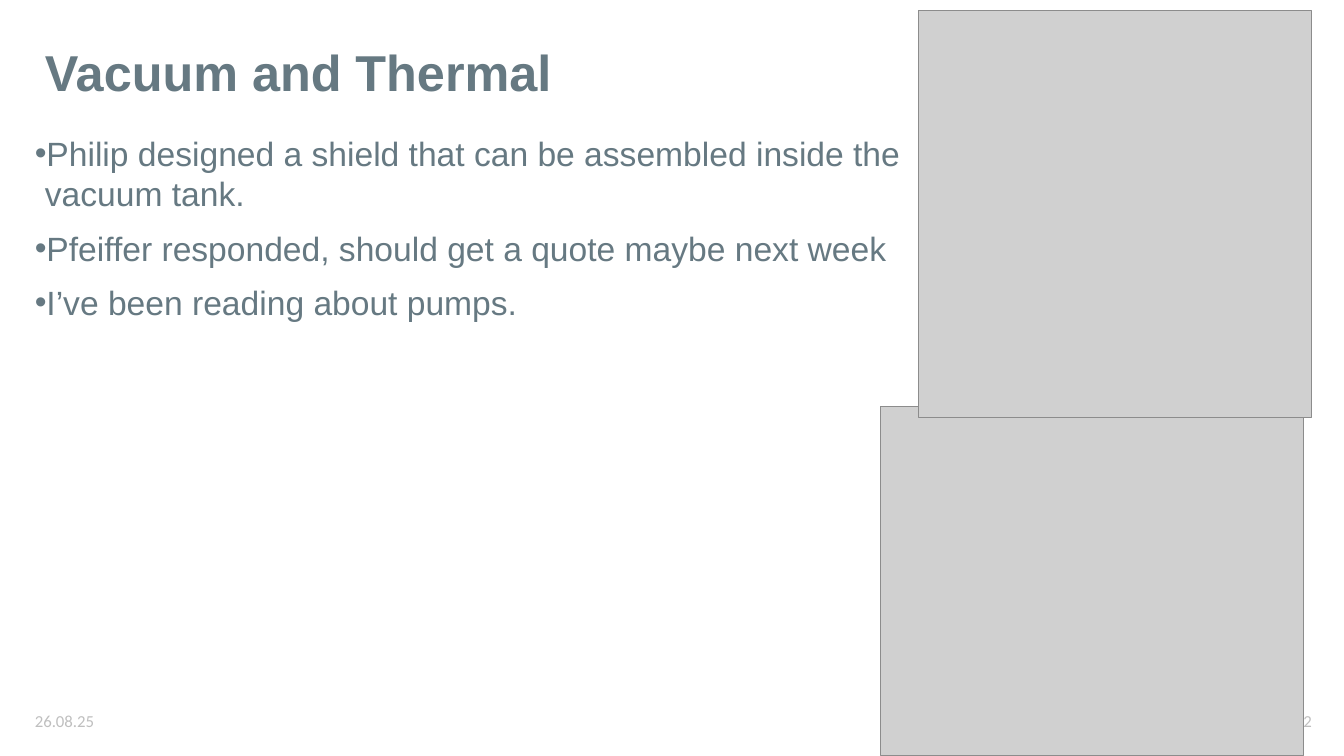
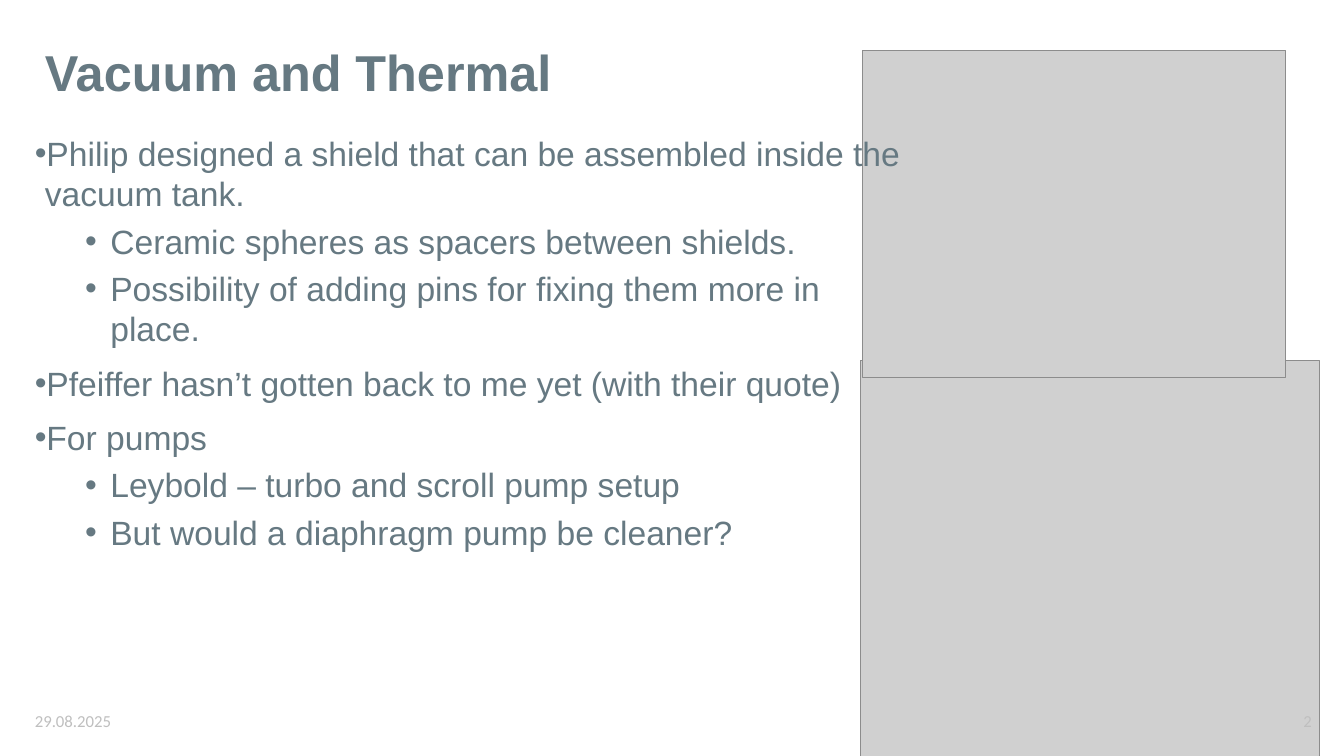
Before and after one commit to karinkruuse/Esitlused, a slide deck: slide 2 of updates.pptx. Drawn at 1344x756 pixels with LibreOffice and Linux fonts; fonts in the diff are those of the drawing; grey boxes stand for pictures. Boxes give left, top, right and bottom in pixels: in the first picture for what was removed or moved away, otherwise in the second. Text is boxed around its words. In the diff, an @@ line names an element or a change of style, - is before the commit and + after.

Commit message:
updates

```diff
--- a/updates.pptx
+++ b/updates.pptx
@@ picture removed at [919, 11, 1312, 417] @@
@@ picture: place and size @@
-picture at [881, 406, 1304, 756]
+picture at [863, 50, 1286, 378]
@@ text at [35, 229, 841, 552]: text changed @@
-• Pfeiffer responded, should get a quote maybe next week
-• I’ve been reading about pumps.
+  • Ceramic spheres as spacers between shields.
+  • Possibility of adding pins for fixing them more in place.
+• Pfeiffer hasn’t gotten back to me yet (with their quote)
+• For pumps
+  • Leybold – turbo and scroll pump setup
+  • But would a diaphragm pump be cleaner?
@@ picture added at [861, 360, 1320, 756] @@
@@ text at [35, 716, 111, 727]: text changed @@
-26.08.25
+29.08.2025
@@ page number removed at [1303, 714, 1311, 732] @@
-2
```
Also in this commit, not shown: 1 slide added, 3 slides removed.
